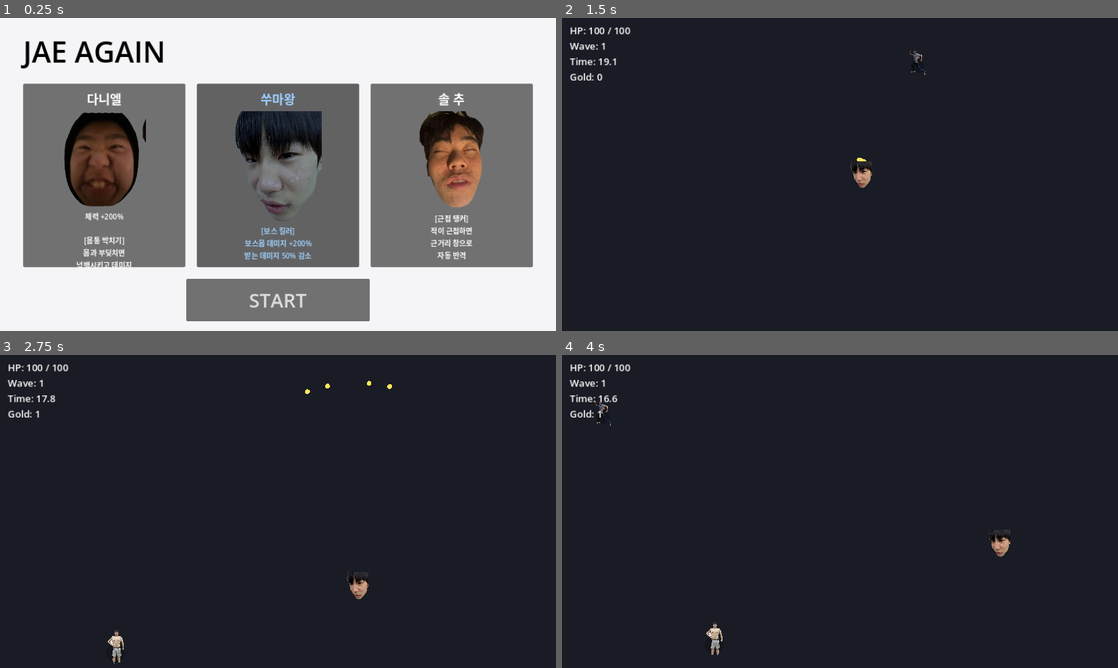
Above: before the commit, frames 1-4 (two rows, left to right).
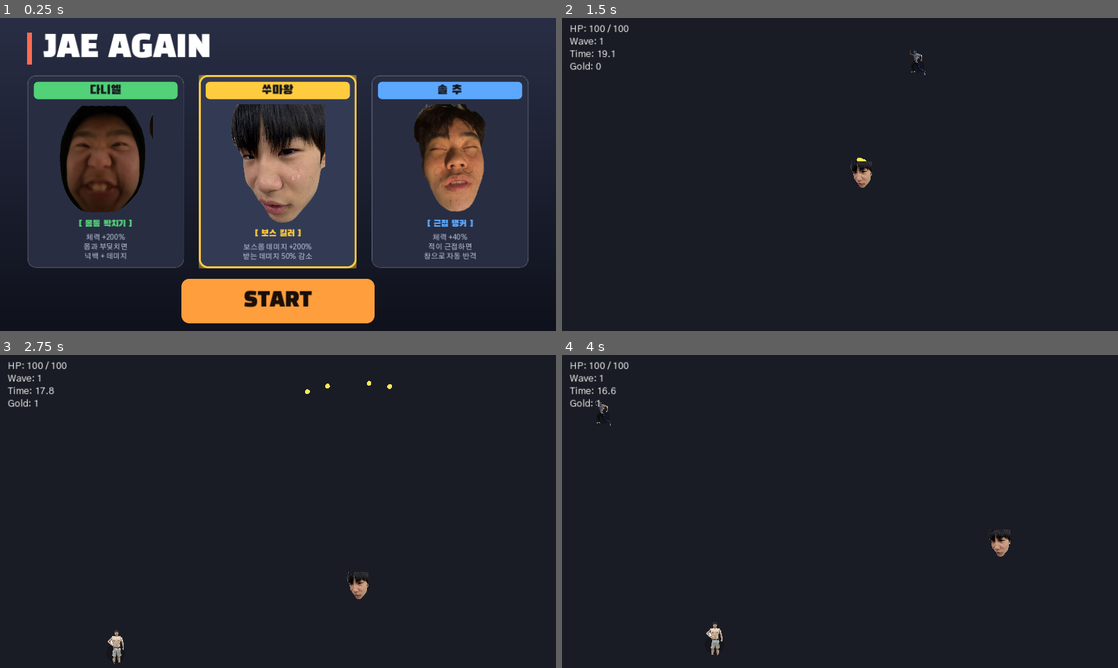
Above: after the commit, the same moments.

Repository: enrode63/-BROTATO
Game: Godot game, scene res://scenes/character_select.tscn
Same seed, same stepped clock (60 frames per second), same inputs: the game is played once before the commit and once after it.
Inputs:
- Up to frame 1 (0.25 s): no input
- Up to frame 2 (1.5 s): click "START" at 0.5 s; tap Enter at 1.25, 1.35 s; hold Right from 1.28 s (still down)
- Up to frame 3 (2.75 s): tap Space at 1.52, 2.27 s; release Right at 2.03 s; hold S from 2.03 s (still down); tap Keypad Enter at 2.1 s
- Up to frame 4 (4 s): release S at 2.78 s; hold Right 2.78-3.53 s; hold R 2.78-3.53 s; hold W from 3.53 s (still down); tap Enter at 3.6 s; tap Space at 3.77 s

The runs differ from the first frame. In frame 1, 93% of the frame differs, in the area x 0-100%, y 0-100%; in frame 2, 0.7%; in frame 3, 0.6%; in frame 4, 0.7%.

Commit message:
Fix Korean text (bundle KR fonts) + redesign character-select screen
Co-Authored-By: Claude Opus 4.8 <noreply@anthropic.com>

Diff:
--- a/project.godot
+++ b/project.godot
@@ -21,6 +21,10 @@
 window/stretch/mode="canvas_items"
 window/stretch/aspect="keep"
 
+[gui]
+
+theme/custom_font="res://fonts/GothicA1-Regular.ttf"
+
 [rendering]
 
 renderer/rendering_method="gl_compatibility"
--- a/scripts/character_select.gd
+++ b/scripts/character_select.gd
@@ -1,12 +1,20 @@
 extends Control
 ## Start screen: pick a character (photo + ability), then press START to play.
+## Styled with gradient background, rounded accent cards, and a big START button.
+
+const FONT_DISPLAY := "res://fonts/BlackHanSans-Regular.ttf"
+const FONT_BODY := "res://fonts/GothicA1-Regular.ttf"
 
 var _chars: Array = []
 var _cards: Array = []
 var _selected: int = 0
+var _font_display: Font
+var _font_body: Font
 
 
 func _ready() -> void:
+	_font_display = load(FONT_DISPLAY)
+	_font_body = load(FONT_BODY)
 	_chars = Characters.all()
 	_selected = Characters.index_of(GameState.selected_character_id)
 	_build_ui()
@@ -14,85 +22,140 @@
 
 
 func _build_ui() -> void:
-	var bg := ColorRect.new()
-	bg.color = Color(0.96, 0.96, 0.97)
-	bg.set_anchors_preset(Control.PRESET_FULL_RECT)
-	bg.mouse_filter = Control.MOUSE_FILTER_IGNORE
-	add_child(bg)
+	_build_background()
 
 	var margin := MarginContainer.new()
 	margin.set_anchors_preset(Control.PRESET_FULL_RECT)
-	margin.add_theme_constant_override("margin_left", 48)
-	margin.add_theme_constant_override("margin_right", 48)
-	margin.add_theme_constant_override("margin_top", 28)
-	margin.add_theme_constant_override("margin_bottom", 28)
+	margin.add_theme_constant_override("margin_left", 56)
+	margin.add_theme_constant_override("margin_right", 56)
+	margin.add_theme_constant_override("margin_top", 30)
+	margin.add_theme_constant_override("margin_bottom", 34)
 	add_child(margin)
 
 	var col := VBoxContainer.new()
-	col.add_theme_constant_override("separation", 24)
+	col.add_theme_constant_override("separation", 22)
 	margin.add_child(col)
 
-	var title := Label.new()
-	title.text = "JAE AGAIN"
-	title.add_theme_font_size_override("font_size", 60)
-	title.add_theme_color_override("font_color", Color.BLACK)
-	col.add_child(title)
+	col.add_child(_build_title())
 
 	var row := HBoxContainer.new()
-	row.add_theme_constant_override("separation", 24)
+	row.add_theme_constant_override("separation", 30)
 	row.alignment = BoxContainer.ALIGNMENT_CENTER
 	row.size_flags_vertical = Control.SIZE_EXPAND_FILL
 	col.add_child(row)
-
 	for i in _chars.size():
 		row.add_child(_make_card(_chars[i], i))
 
-	var start := Button.new()
-	start.text = "START"
-	start.add_theme_font_size_override("font_size", 40)
-	start.custom_minimum_size = Vector2(380, 88)
-	start.size_flags_horizontal = Control.SIZE_SHRINK_CENTER
-	start.pressed.connect(_on_start_pressed)
-	col.add_child(start)
+	col.add_child(_build_start_button())
+
+
+func _build_background() -> void:
+	var grad := Gradient.new()
+	grad.set_color(0, Color(0.16, 0.18, 0.27))
+	grad.set_color(1, Color(0.06, 0.07, 0.11))
+	var gt := GradientTexture2D.new()
+	gt.gradient = grad
+	gt.fill_from = Vector2(0.5, 0.0)
+	gt.fill_to = Vector2(0.5, 1.0)
+	var tr := TextureRect.new()
+	tr.texture = gt
+	tr.set_anchors_preset(Control.PRESET_FULL_RECT)
+	tr.stretch_mode = TextureRect.STRETCH_SCALE
+	tr.mouse_filter = Control.MOUSE_FILTER_IGNORE
+	add_child(tr)
+
+
+func _build_title() -> Control:
+	var wrap := HBoxContainer.new()
+	var accent := ColorRect.new()
+	accent.color = Color(1.0, 0.42, 0.32)
+	accent.custom_minimum_size = Vector2(10, 56)
+	wrap.add_child(accent)
+	var spacer := Control.new()
+	spacer.custom_minimum_size = Vector2(16, 0)
+	wrap.add_child(spacer)
+	var title := Label.new()
+	title.text = "JAE AGAIN"
+	title.add_theme_font_override("font", _font_display)
+	title.add_theme_font_size_override("font_size", 64)
+	title.add_theme_color_override("font_color", Color.WHITE)
+	title.vertical_alignment = VERTICAL_ALIGNMENT_CENTER
+	wrap.add_child(title)
+	return wrap
 
 
 func _make_card(c: Dictionary, index: int) -> Button:
+	var accent: Color = c["accent"]
+
 	var card := Button.new()
 	card.toggle_mode = true
-	card.custom_minimum_size = Vector2(230, 380)
+	card.focus_mode = Control.FOCUS_NONE
+	card.custom_minimum_size = Vector2(250, 400)
 	card.size_flags_horizontal = Control.SIZE_EXPAND_FILL
+	card.clip_contents = true
+	card.add_theme_stylebox_override("normal", _card_style(Color(0.16, 0.18, 0.26, 0.95), Color(1, 1, 1, 0.10), 2))
+	card.add_theme_stylebox_override("hover", _card_style(Color(0.20, 0.22, 0.31, 0.98), Color(1, 1, 1, 0.28), 2))
+	var sel := _card_style(Color(0.20, 0.23, 0.33, 1.0), accent, 4)
+	sel.shadow_color = Color(accent.r, accent.g, accent.b, 0.5)
+	sel.shadow_size = 18
+	card.add_theme_stylebox_override("pressed", sel)
 	card.pressed.connect(func() -> void: _on_card_pressed(index))
 	_cards.append(card)
 
 	var box := VBoxContainer.new()
 	box.set_anchors_preset(Control.PRESET_FULL_RECT)
-	box.offset_left = 12
-	box.offset_top = 12
-	box.offset_right = -12
-	box.offset_bottom = -12
+	box.offset_left = 14
+	box.offset_top = 14
+	box.offset_right = -14
+	box.offset_bottom = -14
 	box.mouse_filter = Control.MOUSE_FILTER_IGNORE
-	box.add_theme_constant_override("separation", 6)
+	box.add_theme_constant_override("separation", 10)
 	card.add_child(box)
 
+	# name banner
+	var banner := PanelContainer.new()
+	banner.mouse_filter = Control.MOUSE_FILTER_IGNORE
+	var bsb := StyleBoxFlat.new()
+	bsb.bg_color = accent
+	bsb.set_corner_radius_all(9)
+	bsb.content_margin_top = 4
+	bsb.content_margin_bottom = 4
+	banner.add_theme_stylebox_override("panel", bsb)
 	var name_lbl := Label.new()
 	name_lbl.text = c["name"]
+	name_lbl.add_theme_font_override("font", _font_display)
 	name_lbl.add_theme_font_size_override("font_size", 26)
+	name_lbl.add_theme_color_override("font_color", Color(0.08, 0.09, 0.12))
 	name_lbl.horizontal_alignment = HORIZONTAL_ALIGNMENT_CENTER
 	name_lbl.mouse_filter = Control.MOUSE_FILTER_IGNORE
-	box.add_child(name_lbl)
-
+	banner.add_child(name_lbl)
+	box.add_child(banner)
+
+	# photo
 	var pic := TextureRect.new()
 	pic.texture = load(c["texture"])
 	pic.expand_mode = TextureRect.EXPAND_IGNORE_SIZE
 	pic.stretch_mode = TextureRect.STRETCH_KEEP_ASPECT_CENTERED
-	pic.custom_minimum_size = Vector2(0, 200)
+	pic.custom_minimum_size = Vector2(0, 210)
 	pic.size_flags_vertical = Control.SIZE_EXPAND_FILL
 	pic.mouse_filter = Control.MOUSE_FILTER_IGNORE
 	box.add_child(pic)
 
+	# ability title
+	var atitle := Label.new()
+	atitle.text = "[ %s ]" % c["ability_title"]
+	atitle.add_theme_font_override("font", _font_display)
+	atitle.add_theme_font_size_override("font_size", 19)
+	atitle.add_theme_color_override("font_color", accent)
+	atitle.horizontal_alignment = HORIZONTAL_ALIGNMENT_CENTER
+	atitle.mouse_filter = Control.MOUSE_FILTER_IGNORE
+	box.add_child(atitle)
+
+	# ability description
 	var desc := Label.new()
-	desc.text = c["ability"]
+	desc.text = c["ability_desc"]
 	desc.add_theme_font_size_override("font_size", 15)
+	desc.add_theme_color_override("font_color", Color(0.82, 0.85, 0.92))
 	desc.horizontal_alignment = HORIZONTAL_ALIGNMENT_CENTER
 	desc.autowrap_mode = TextServer.AUTOWRAP_WORD_SMART
 	desc.mouse_filter = Control.MOUSE_FILTER_IGNORE
@@ -101,6 +164,44 @@
 	return card
 
 
+func _card_style(bg: Color, border: Color, border_w: int) -> StyleBoxFlat:
+	var s := StyleBoxFlat.new()
+	s.bg_color = bg
+	s.set_corner_radius_all(18)
+	s.set_border_width_all(border_w)
+	s.border_color = border
+	return s
+
+
+func _build_start_button() -> Button:
+	var start := Button.new()
+	start.text = "START"
+	start.focus_mode = Control.FOCUS_NONE
+	start.add_theme_font_override("font", _font_display)
+	start.add_theme_font_size_override("font_size", 42)
+	start.add_theme_color_override("font_color", Color(0.1, 0.06, 0.03))
+	start.add_theme_color_override("font_hover_color", Color(0.1, 0.06, 0.03))
+	start.add_theme_color_override("font_pressed_color", Color(0.1, 0.06, 0.03))
+	start.custom_minimum_size = Vector2(400, 92)
+	start.size_flags_horizontal = Control.SIZE_SHRINK_CENTER
+	var base := Color(1.0, 0.62, 0.24)
+	start.add_theme_stylebox_override("normal", _button_style(base, 0))
+	var hov := _button_style(base.lightened(0.12), 22)
+	hov.shadow_color = Color(base.r, base.g, base.b, 0.6)
+	start.add_theme_stylebox_override("hover", hov)
+	start.add_theme_stylebox_override("pressed", _button_style(base.darkened(0.12), 0))
+	start.pressed.connect(_on_start_pressed)
+	return start
+
+
+func _button_style(bg: Color, shadow: int) -> StyleBoxFlat:
+	var s := StyleBoxFlat.new()
+	s.bg_color = bg
+	s.set_corner_radius_all(16)
+	s.shadow_size = shadow
+	return s
+
+
 func _on_card_pressed(index: int) -> void:
 	_selected = index
 	_refresh_selection()
@@ -108,9 +209,7 @@
 
 func _refresh_selection() -> void:
 	for i in _cards.size():
-		var picked := i == _selected
-		_cards[i].button_pressed = picked
-		_cards[i].modulate = Color(0.62, 0.82, 1.0) if picked else Color.WHITE
+		_cards[i].button_pressed = i == _selected
 
 
 func _on_start_pressed() -> void:
--- a/scripts/characters.gd
+++ b/scripts/characters.gd
@@ -12,7 +12,9 @@
 			"id": "daniel",
 			"name": "다니엘",
 			"texture": "res://assets/player_daniel.png",
-			"ability": "체력 +200%\n\n[몸통 박치기]\n몹과 부딪치면\n넉백시키고 데미지",
+			"accent": Color(0.32, 0.82, 0.47),
+			"ability_title": "몸통 박치기",
+			"ability_desc": "체력 +200%\n몹과 부딪치면\n넉백 + 데미지",
 			"health_mult": 3.0,
 			"damage_taken_mult": 1.0,
 			"boss_damage_mult": 1.0,
@@ -25,7 +27,9 @@
 			"id": "ssumawang",
 			"name": "쑤마왕",
 			"texture": "res://assets/player_ssumawang.png",
-			"ability": "[보스 킬러]\n보스몹 데미지 +200%\n받는 데미지 50% 감소",
+			"accent": Color(1.0, 0.80, 0.25),
+			"ability_title": "보스 킬러",
+			"ability_desc": "보스몹 데미지 +200%\n받는 데미지 50% 감소",
 			"health_mult": 1.0,
 			"damage_taken_mult": 0.5,
 			"boss_damage_mult": 3.0,
@@ -36,7 +40,9 @@
 			"id": "solchu",
 			"name": "솔 추",
 			"texture": "res://assets/player_solchu.png",
-			"ability": "[근접 탱커]\n적이 근접하면\n근거리 창으로\n자동 반격",
+			"accent": Color(0.36, 0.66, 1.0),
+			"ability_title": "근접 탱커",
+			"ability_desc": "체력 +40%\n적이 근접하면\n창으로 자동 반격",
 			"health_mult": 1.4,
 			"damage_taken_mult": 1.0,
 			"boss_damage_mult": 1.0,
Binary file added: fonts/BlackHanSans-Regular.ttf
Not shown, added: fonts/CREDITS.txt
Binary file added: fonts/GothicA1-Regular.ttf
Binary file added: fonts/Jua-Regular.ttf
